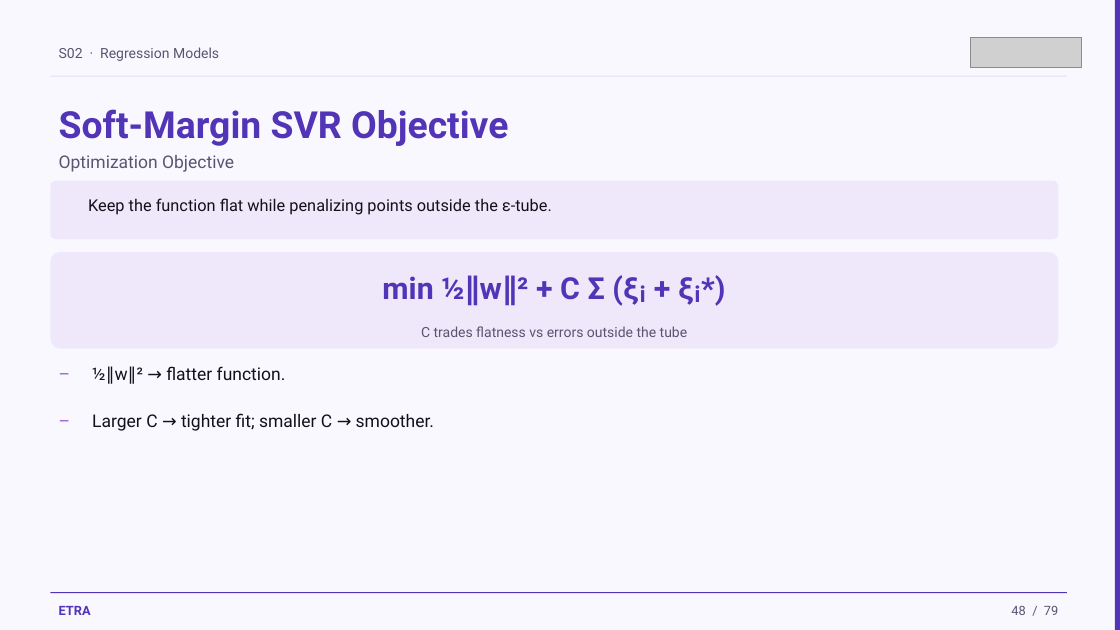
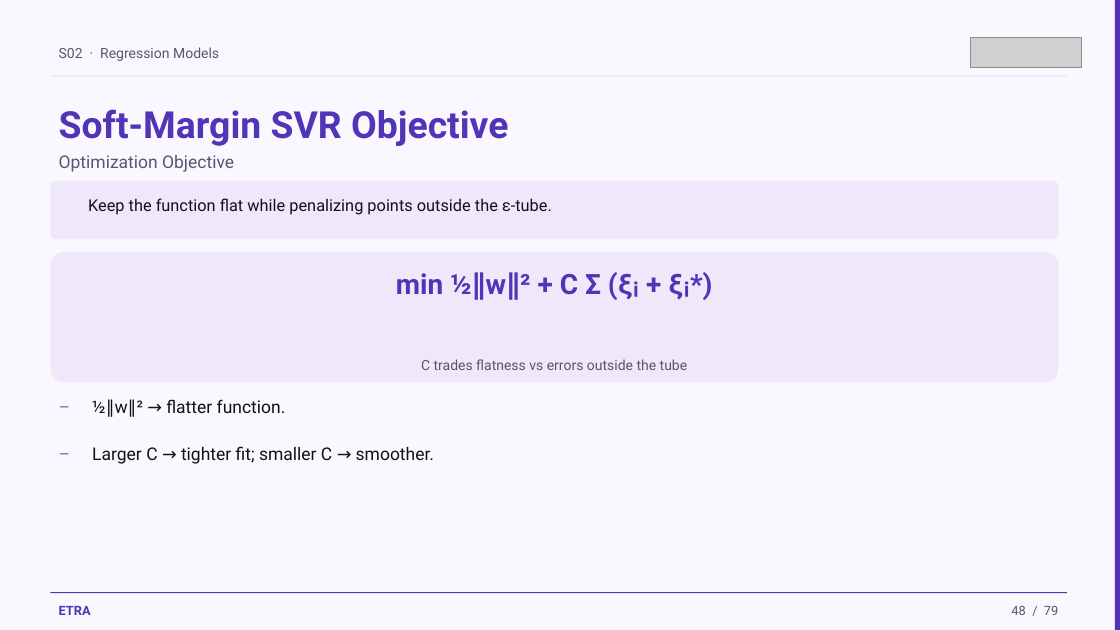
Before and after one commit to iksasa15/AI-ML, a slide deck: slide 48 of web-presentation/pdf-exports/Week1-Session2-Regression-Models.pptx. Drawn at 1120x630 pixels with LibreOffice and Linux fonts; fonts in the diff are those of the drawing; grey boxes stand for pictures. Boxes give left, top, right and bottom in pixels: in the first picture for what was removed or moved away, otherwise in the second. Text is boxed around its words. In the diff, an @@ line names an element or a change of style, - is before the commit and + after.

```diff
--- a/web-presentation/pdf-exports/Week1-Session2-Regression-Models.pptx
+++ b/web-presentation/pdf-exports/Week1-Session2-Regression-Models.pptx
@@ rounded rectangle: place and size @@
-rounded rectangle at box(50, 252, 1059, 349)
+rounded rectangle at box(50, 252, 1059, 382)
@@ text "min ½∥w∥² + C Σ ..." at box(396, 272, 712, 300): size 26 to 24 pt @@
@@ 5 texts: place and size @@
-5 texts at box(50, 326, 688, 441)
+5 texts at box(50, 359, 688, 475)
```
Also in this commit, not shown: 25 other slides changed, 27 other files.
